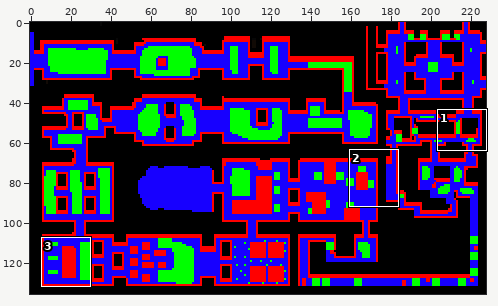
File history of a sprite sheet, data/map1_hit.png. The first picture is a wide view before the edit; the outline marks the close-up.
Close-up. Before:
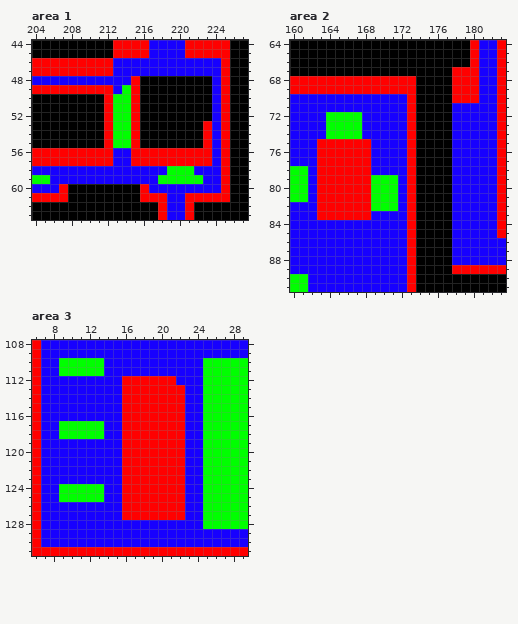
The file is 228x136 pixels. Colours within 5 levels of each other are drawn and written as one. Shown: area 1: x 204..227, y 44..63; area 2: x 160..183, y 64..91; area 3: x 6..29, y 108..131. The commit also changed other parts of the picture, which this record leaves out.
Now the later version:
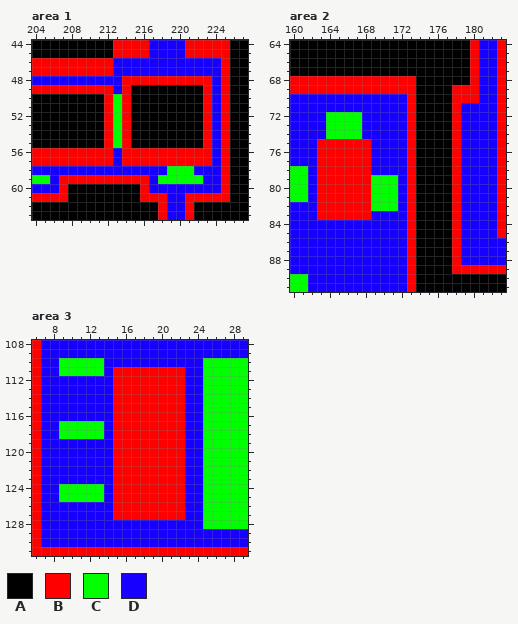
Palette (. is transparent): A #000000  B #ff0000  C #00ff00  D #1700ff
Diff:
Area 1:
The author changed colour B to colour A in rows 49 to 55 at x 215.
The author changed colour A to colour B in row 48 at x 216 to 223; in rows 49 to 52 at x 223.
The author changed colour C to colour B in rows 49 to 55 at x 214.
The author changed colour D to colour B in row 48 at x 214; in rows 56 to 57 at x 214; in row 59 at x 207 to 216.
Area 2:
The author changed colour B to colour A in rows 67 to 68 at x 178 to 179.
The author changed colour D to colour B in rows 71 to 88 at x 178.
Area 3:
The author changed colour D to colour B in row 111 at x 15 to 22; in row 112 at x 15 and 22; in rows 113 to 127 at x 15.
